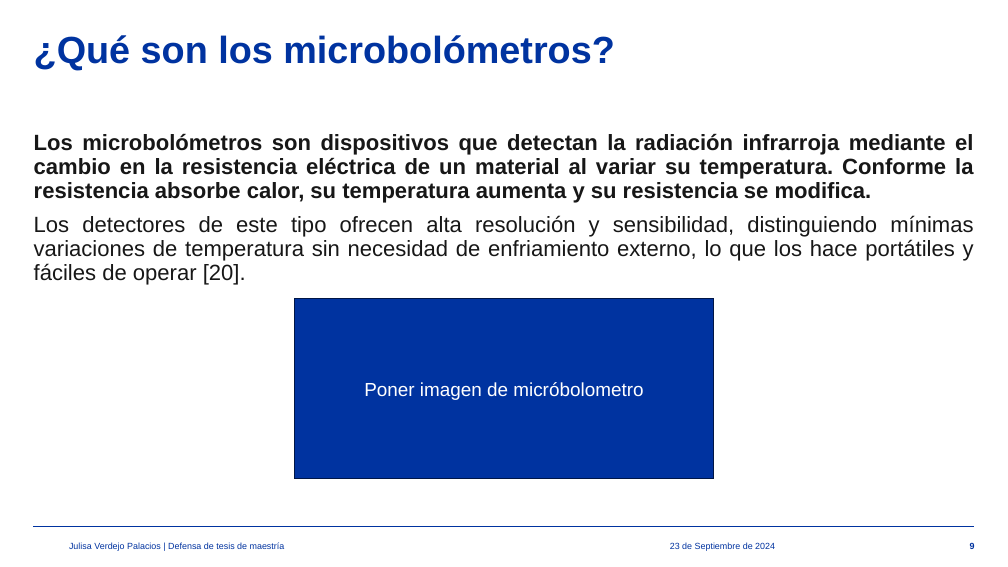
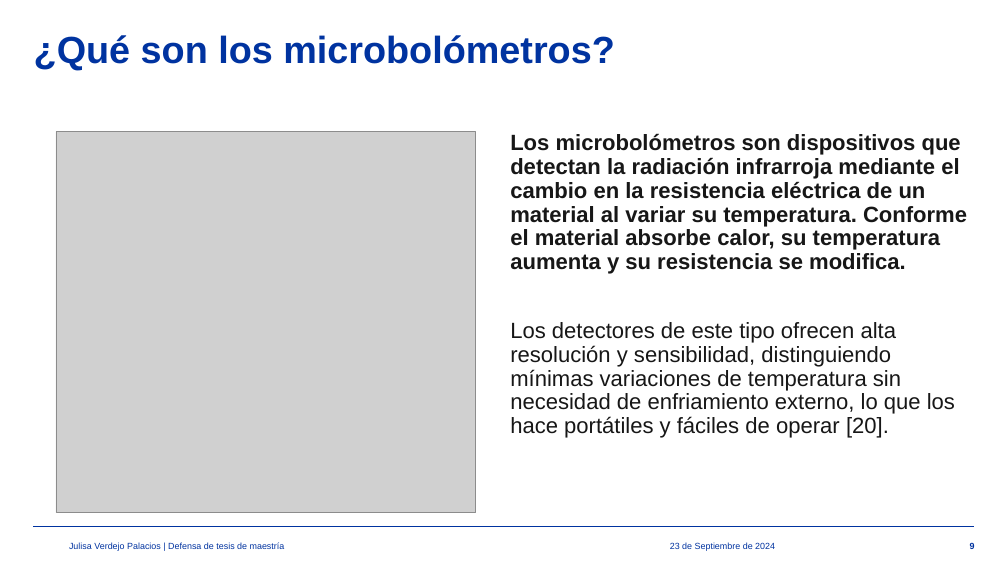
Before and after one commit to julisaverdejo/tesis_maestria, a slide deck: slide 9 of presentacion/presentacion_maestria.pptx. Drawn at 1008x567 pixels with LibreOffice and Linux fonts; fonts in the diff are those of the drawing; grey boxes stand for pictures; background and template pictures are left out. Boxes give left, top, right and bottom in pixels: in the first picture for what was removed or moved away, otherwise in the second. Text is boxed around its words. In the diff, an @@ line names an element or a change of style, - is before the commit and + after.

```diff
--- a/presentacion/presentacion_maestria.pptx
+++ b/presentacion/presentacion_maestria.pptx
@@ picture added at [56, 132, 476, 513] @@
@@ text at [510, 133, 967, 274]: text changed @@
-Los microbolómetros son dispositivos que detectan la radiación infrarroja mediante el cambio en la resistencia eléctrica de un material al variar su temperatura. Conforme la resistencia absorbe calor, su temperatura aumenta y su resistencia se modifica.
+Los microbolómetros son dispositivos que detectan la radiación infrarroja mediante el cambio en la resistencia eléctrica de un material al variar su temperatura. Conforme el material absorbe calor, su temperatura aumenta y su resistencia se modifica.
@@ text "Los microbolómetros son dispositivos que ...": place and size @@
-text "Los microbolómetros son dispositivos que ..." at [34, 133, 974, 285]
+text "Los microbolómetros son dispositivos que ..." at [510, 133, 967, 438]
@@ rectangle removed at [294, 299, 714, 479] @@
-Poner imagen de micróbolometro
@@ text at [510, 322, 955, 438]: alignment justified to left @@
```
Also in this commit, not shown: 11 other slides changed, 3 other files.
